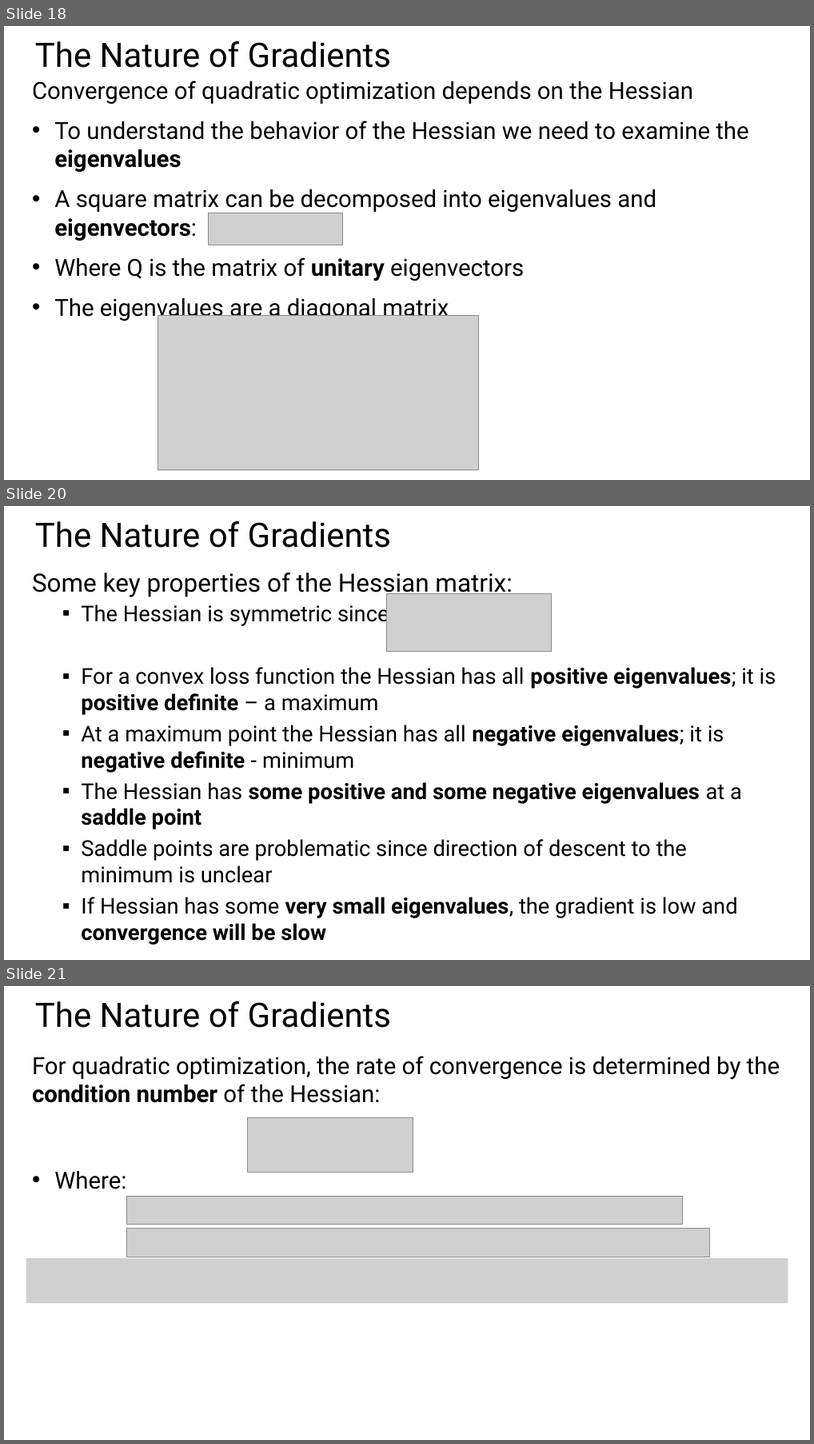
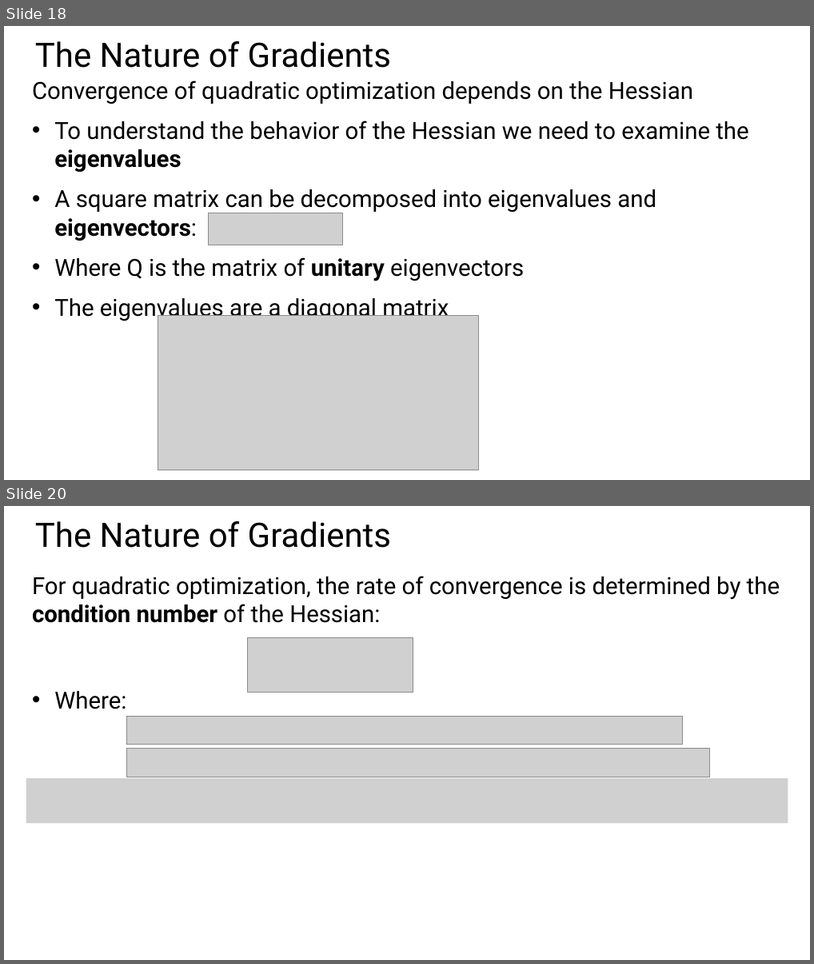
Before and after one commit to StephenElston/CSCI-E25, a slide deck: SuplementaryMaterial/OptimizationForDeepLearning.pptx. Shown one above the other, each under a label of ours: slides 18, 20 and 21 before the commit, slides 18 and 20 after it; the slides between them are not shown. The pictures are 814x1444 and 814x964 pixels, drawn with LibreOffice and Linux fonts; fonts in the diff are those of the drawing; grey boxes stand for pictures. Boxes give left, top, right and bottom in pixels: in the first picture for what was removed or moved away, otherwise in the second. Text is boxed around its words. In the diff, an @@ line names an element or a change of style, - is before the commit and + after.

```diff
--- a/SuplementaryMaterial/OptimizationForDeepLearning.pptx
+++ b/SuplementaryMaterial/OptimizationForDeepLearning.pptx
@@ slide 20 removed at box(4, 506, 810, 960), background #FFFFFF @@
@@ title removed at box(35, 521, 391, 548) @@
-The Nature of Gradients
@@ text removed at box(32, 572, 777, 944) @@
-Some key properties of the Hessian matrix:
-  ▪ The Hessian is symmetric since
-  ▪ For a convex loss function the Hessian has all positive eigenvalues; it is positive definite – a maximum
-  ▪ At a maximum point the Hessian has all negative eigenvalues; it is negative definite - minimum
-  ▪ The Hessian has some positive and some negative eigenvalues at a saddle point
-  ▪ Saddle points are problematic since direction of descent to the minimum is unclear
-  ▪ If Hessian has some very small eigenvalues, the gradient is low and convergence will be slow
@@ picture removed at box(387, 594, 551, 651) @@
@@ what was slide 21 is now slide 20 @@
```
Also in this commit, not shown: 3 slides changed.
